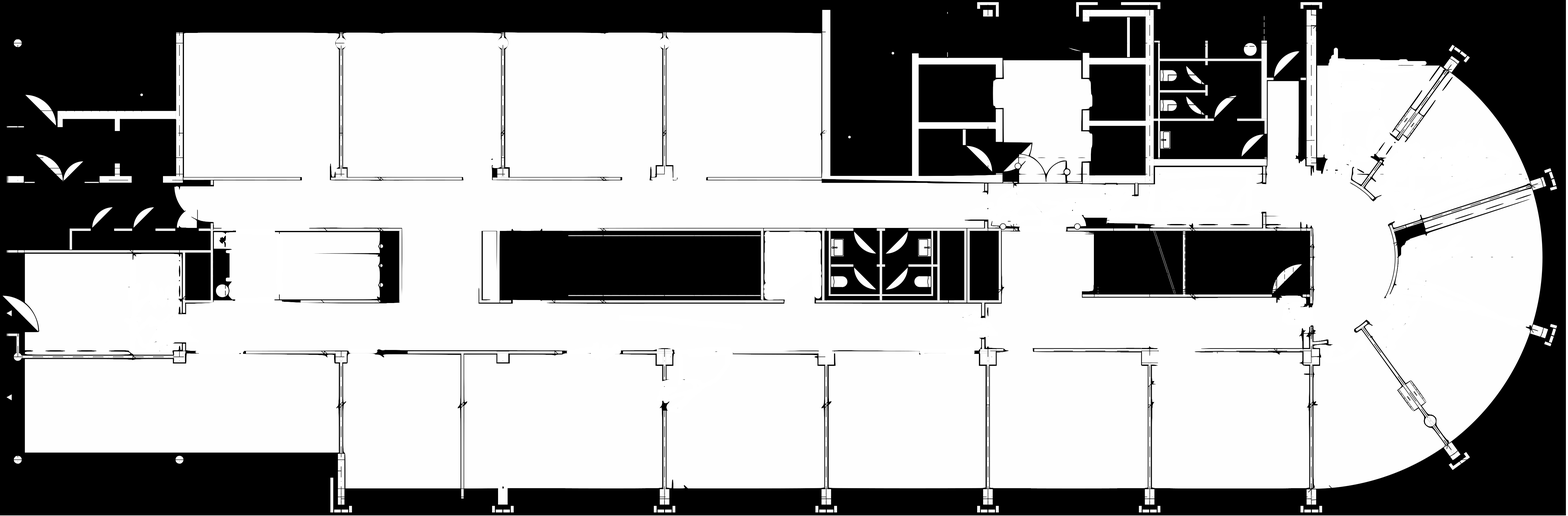
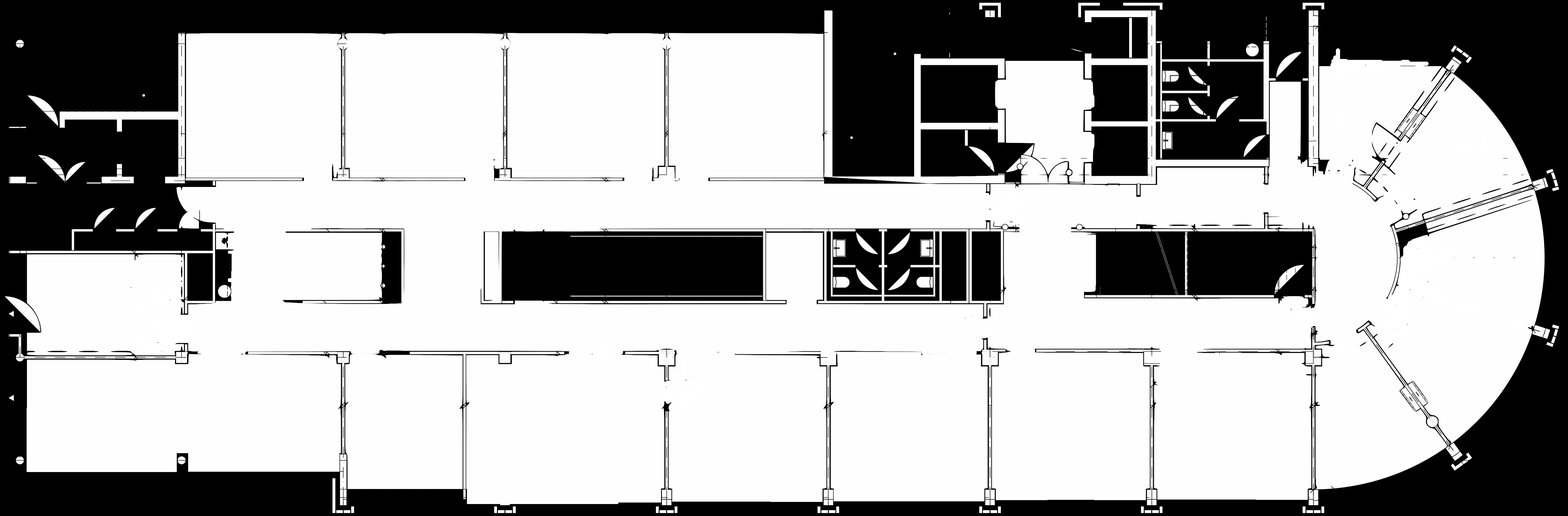
Layers edited between the first and the second 1568 × 516 image:
added layer "Eingefügte Ebene" above "5OG.pgm" over [left=1019, top=226, right=1072, bottom=232]
painted on "5OG.pgm" over [left=0, top=0, right=1568, bottom=516]
